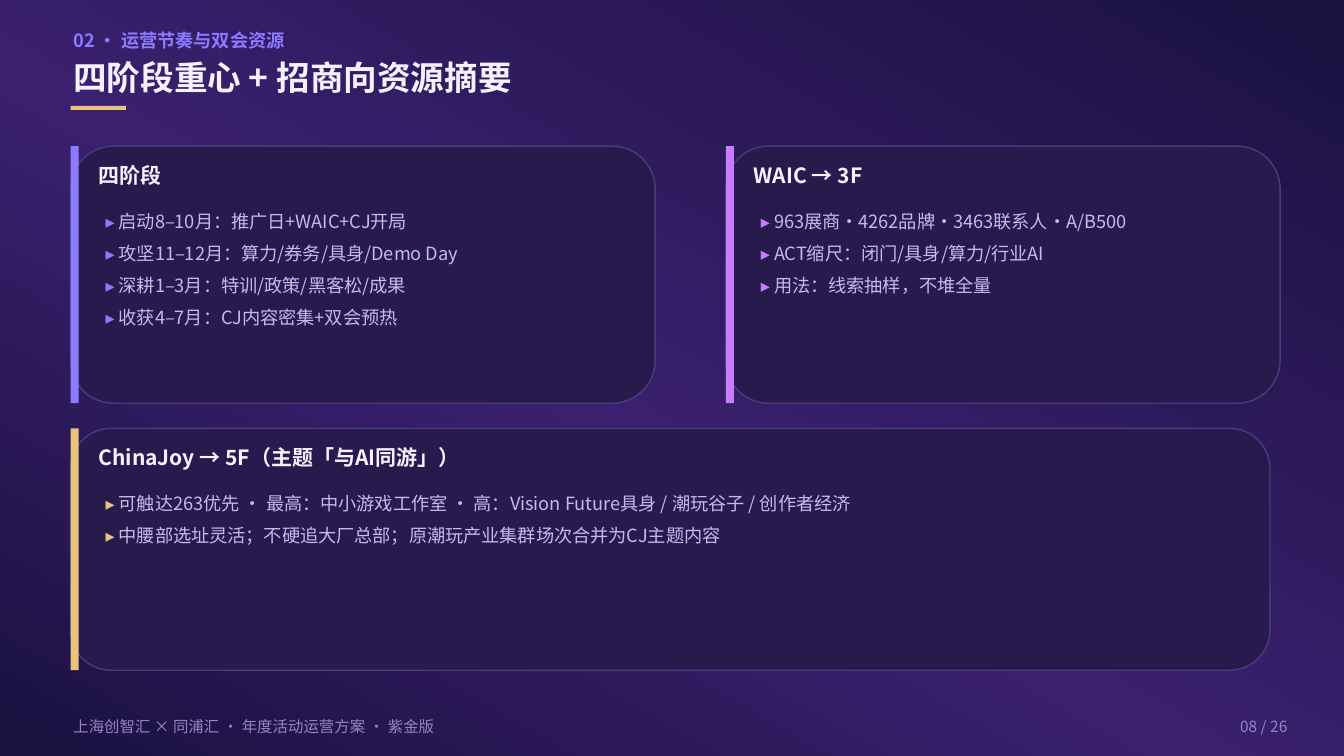
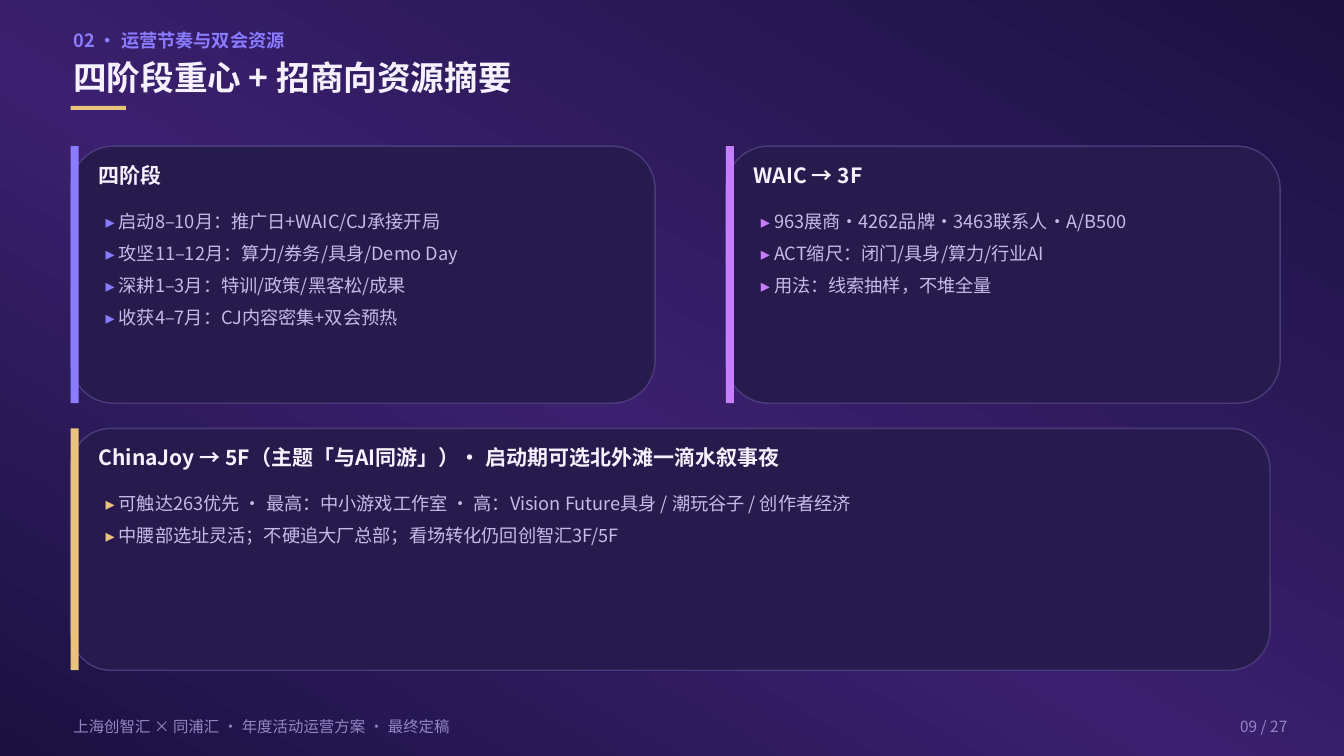
Before and after one commit to hujigang2010-maker/AIDEN, a slide deck: slide 9 of proposal/chuangzhihui-30-events-waic-cj-fuse.pptx (slide 8 before the commit). Drawn at 1344x756 pixels with LibreOffice and Linux fonts; fonts in the diff are those of the drawing. Boxes give left, top, right and bottom in pixels: in the first picture for what was removed or moved away, otherwise in the second. Text is boxed around its words. In the diff, an @@ line names an element or a change of style, - is before the commit and + after.

```diff
--- a/proposal/chuangzhihui-30-events-waic-cj-fuse.pptx
+++ b/proposal/chuangzhihui-30-events-waic-cj-fuse.pptx
@@ text at bbox=[119, 212, 440, 231]: text changed @@
-▸ 启动8–10月：推广日+WAIC+CJ开局
+▸ 启动8–10月：推广日+WAIC/CJ承接开局
@@ text at bbox=[99, 447, 779, 470]: text changed @@
-ChinaJoy → 5F（主题「与AI同游」）
+ChinaJoy → 5F（主题「与AI同游」）· 启动期可选北外滩一滴水叙事夜
@@ text at bbox=[119, 526, 619, 545]: text changed @@
-▸ 中腰部选址灵活；不硬追大厂总部；原潮玩产业集群场次合并为CJ主题内容
+▸ 中腰部选址灵活；不硬追大厂总部；看场转化仍回创智汇3F/5F
@@ text at bbox=[73, 719, 450, 733]: text changed @@
-上海创智汇 × 同浦汇 · 年度活动运营方案 · 紫金版
+上海创智汇 × 同浦汇 · 年度活动运营方案 · 最终定稿
@@ text at bbox=[1240, 720, 1287, 732]: text changed @@
-08 / 26
+09 / 27
```
Also in this commit, not shown: 25 other slides changed, 1 slide added, 17 other files.
